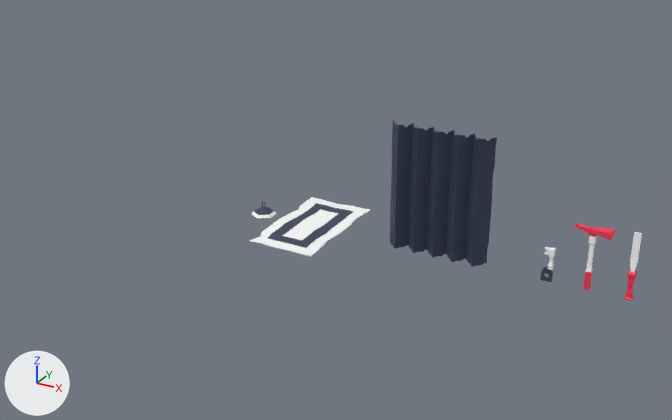
Renders of the FBX model NotesOfCitrus/Assets/Blender/MiscObjAssets/assetMisc.fbx from each side of a commit.
The view is the same before and after, from a 50 mm lens placed at (194.0, -292.0, 155.0), pointed at (31.0, 3.0, 7.0). The axes (+X, +Y, +Z) are drawn at lower left. The lights are the same throughout. Where no turn or scale is listed for an object, it has been applied to the vertices. Vertices at the same position are counted once.
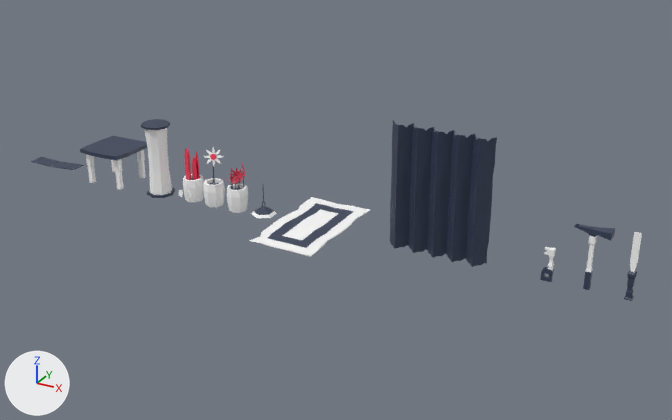
Where the newer file only moved an object's origin or applied its transform, the numbers keep the older frame.

Changed parts and their boxes (x1, y1, x2, y2) in the pictures (672 x 420 px):
```json
{"object": "Cylinder", "change": "added", "after": [141, 119, 175, 198]}
{"object": "Cube.005", "change": "added", "after": [80, 136, 147, 190]}
{"object": "Vase", "change": "added", "after": [183, 148, 204, 203]}
{"object": "Vase.001", "change": "added", "after": [227, 163, 248, 213]}
{"object": "Vase.002", "change": "added", "after": [203, 147, 225, 207]}
{"object": "CreakingFloorboard", "change": "added", "after": [31, 157, 84, 171]}
{"part": 1, "of": "me_cube_013", "change": "surface changed", "before": [574, 224, 615, 290], "after": [574, 224, 615, 290], "on screen": "red to blue"}
{"part": 2, "of": "me_cube_014", "change": "surface changed", "before": [624, 270, 637, 301], "after": [624, 270, 637, 301], "on screen": "red to blue"}
```

Scene script edits in JSON lines:
```json
{"block": "me_cube_013", "where": "me_cube_013.from_pydata(...)  # 100 vertices, 98 faces; spans x -6.4..6.4, y -2.3..2.3, z -2.8..20.6"}
{"block": "me_cube_013", "where": "# used by ob_cube_003; location = (132.4, 0.0, 3.0)"}
{"block": "me_cube_013", "change": "me_cube_013 part 1: texture (UV) coordinates of 58 of 98 faces, centred in x -5.4..6.4, y -1.9..1.9, z -2.8..20.3, changed; they spanned u 0.21..0.6, v 0.02..0.28 and now span u 0.32..0.72, v 0.72..0.98"}
{"block": "me_cube_014", "where": "me_cube_014.from_pydata(...)  # 52 vertices, 50 faces; spans x -1.3..1.3, y -1.3..1.3, z -5.1..19.7"}
{"block": "me_cube_014", "where": "# used by ob_cube_004; location = (146.8, 0.0, 5.1)"}
{"block": "me_cube_014", "change": "me_cube_014 part 2: texture (UV) coordinates of 41 of 50 faces, centred in x -1.3..1.3, y -1.3..1.3, z -5.1..5.0, changed; they spanned u 0.53..0.76, v 0.03..0.26 and now span u 0.43..0.66, v 0.74..0.97"}
{"op": "add", "block": "me_cube", "code": ["me_cube = bpy.data.meshes.new('Cube')", "me_cube.from_pydata(...)  # 96 vertices, 86 faces; spans x -9.6..12.2, y -9.7..12.0, z 0.0..16.2", "me_cube.materials.append(mat_material)  # picture img_colour_png"]}
{"op": "add", "block": "me_cylinder_006", "code": ["me_cylinder_006 = bpy.data.meshes.new('Cylinder.006')", "me_cylinder_006.from_pydata(...)  # 88 vertices, 82 faces; spans x -6.7..5.5, y -6.9..5.4, z -0.1..31.6", "me_cylinder_006.materials.append(mat_material)  # picture img_colour_png"]}
{"op": "add", "block": "me_cylinder_005", "code": ["me_cylinder_005 = bpy.data.meshes.new('Cylinder.005')", "me_cylinder_005.from_pydata(...)  # 152 vertices, 110 faces; spans x -5.6..3.5, y -4.4..4.6, z 0.0..25.7", "me_cylinder_005.materials.append(mat_material)  # picture img_colour_png"]}
{"op": "add", "block": "me_cylinder_004", "code": ["me_cylinder_004 = bpy.data.meshes.new('Cylinder.004')", "me_cylinder_004.from_pydata(...)  # 576 vertices, 390 faces; spans x -4.8..4.3, y -4.2..5.0, z 0.0..20.7", "me_cylinder_004.materials.append(mat_material)  # picture img_colour_png"]}
{"op": "add", "block": "me_cylinder_010", "code": ["me_cylinder_010 = bpy.data.meshes.new('Cylinder.010')", "me_cylinder_010.from_pydata(...)  # 102 vertices, 75 faces; spans x -21.2..5.0, y -4.0..3.2, z -1.0..0.7", "me_cylinder_010.materials.append(mat_material_007)  # picture img_colour_png"]}
{"op": "add", "block": "me_cylinder", "code": ["me_cylinder = bpy.data.meshes.new('Cylinder')", "me_cylinder.from_pydata(...)  # 128 vertices, 92 faces; spans x -4.6..4.5, y -4.4..4.7, z 0.0..23.9", "me_cylinder.materials.append(mat_material)  # picture img_colour_png"]}
{"op": "add", "block": "ob_cube_005", "code": ["ob_cube_005 = bpy.data.objects.new('Cube.005', me_cube)", "ob_cube_005.location = (-80.0, -0.1, -0.5)"]}
{"op": "add", "block": "ob_cylinder", "code": ["ob_cylinder = bpy.data.objects.new('Cylinder', me_cylinder_006)", "ob_cylinder.location = (-53.8, 1.9, -1.8)"]}
{"op": "add", "block": "ob_vase_002", "code": ["ob_vase_002 = bpy.data.objects.new('Vase.002', me_cylinder_005)", "ob_vase_002.location = (-25.8, 2.4, -2.0)"]}
{"op": "add", "block": "ob_vase_001", "code": ["ob_vase_001 = bpy.data.objects.new('Vase.001', me_cylinder_004)", "ob_vase_001.location = (-14.7, 2.2, -2.0)"]}
{"op": "add", "block": "ob_creakingfloorboard", "code": ["ob_creakingfloorboard = bpy.data.objects.new('CreakingFloorboard', me_cylinder_010)", "ob_creakingfloorboard.location = (-104.6, -0.9, 1.8)"]}
{"op": "add", "block": "ob_vase", "code": ["ob_vase = bpy.data.objects.new('Vase', me_cylinder)", "ob_vase.location = (-37.6, 2.4, -2.0)"]}
```
